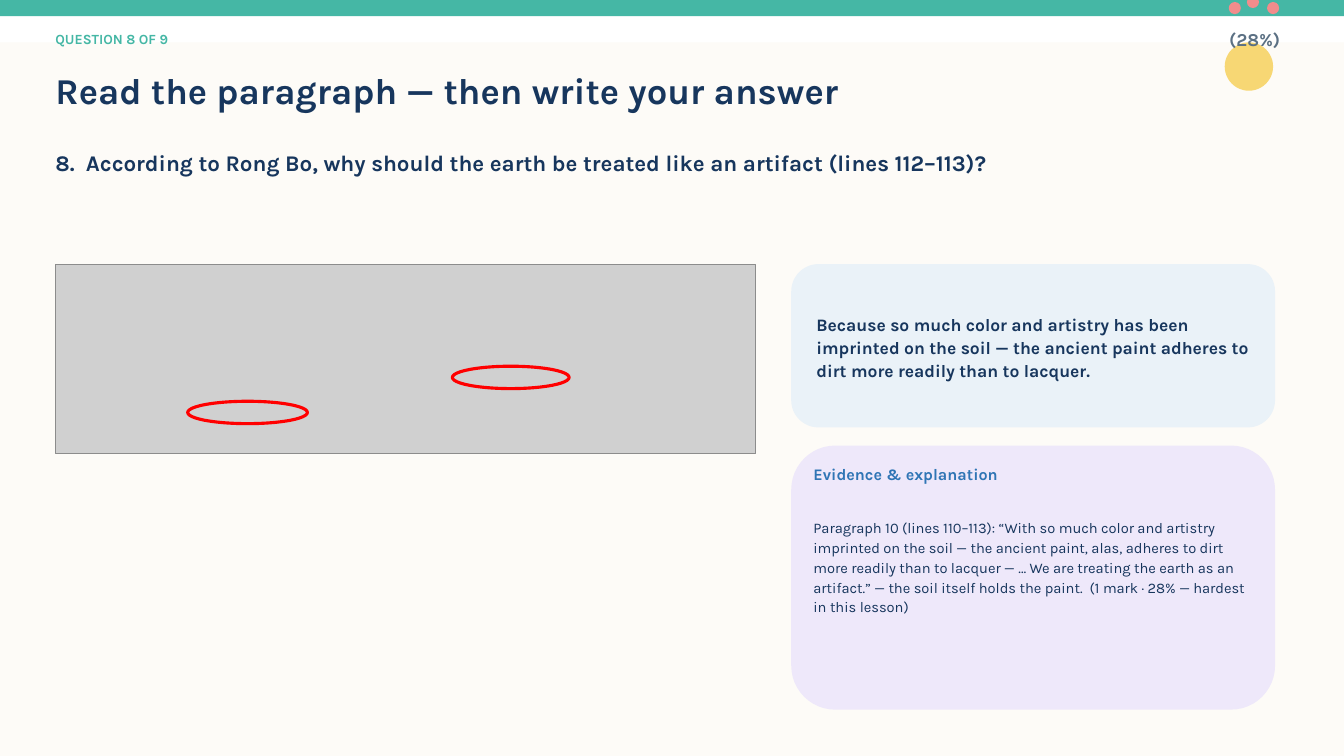
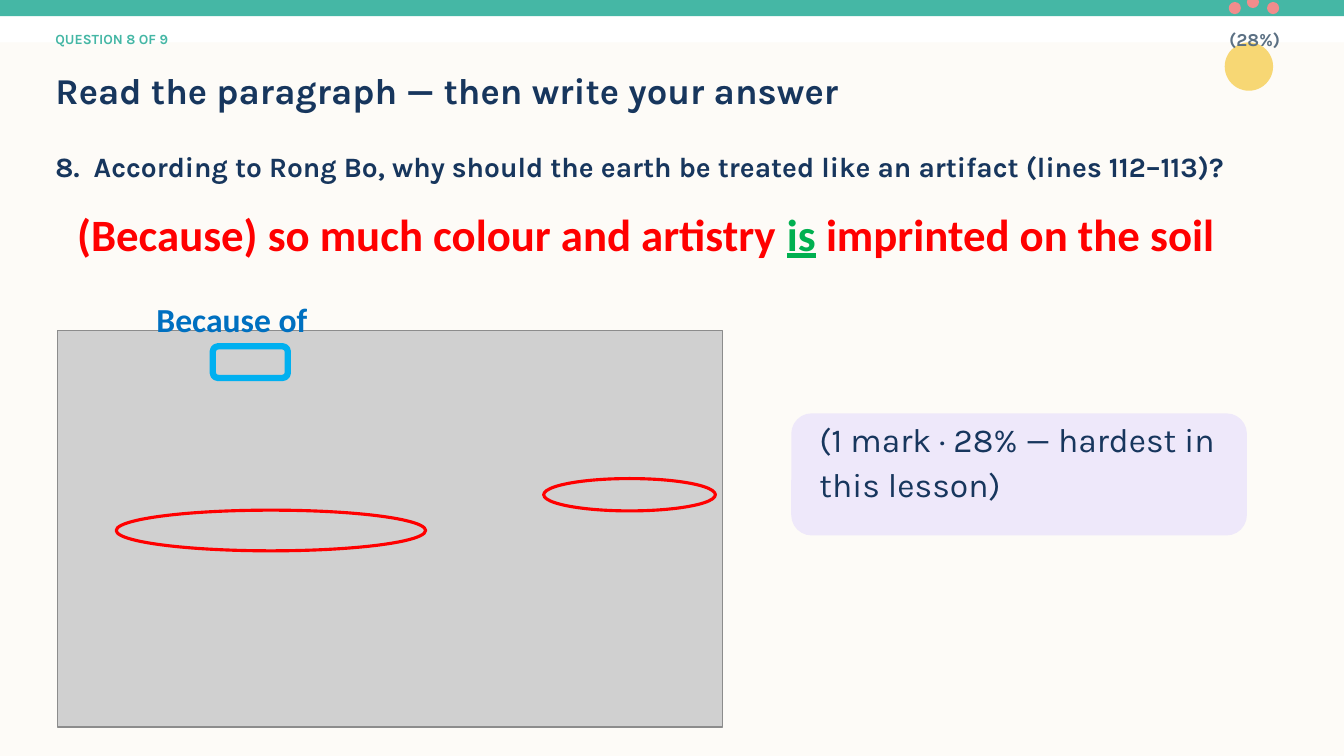
Before and after one commit to flyingbee2026/f6-sp-lesson4, a slide deck: slide 13 of F6_SP_Lesson_4_2013_Part_A_Open-Ended_PPT.pptx. Drawn at 1344x756 pixels with LibreOffice and Linux fonts; fonts in the diff are those of the drawing; grey boxes stand for pictures. Boxes give left, top, right and bottom in pixels: in the first picture for what was removed or moved away, otherwise in the second. Text is boxed around its words. In the diff, an @@ line names an element or a change of style, - is before the commit and + after.

Commit message:
Helen's finalized L4 deck: exp-card first (blinds), floating red answers (fade), trimmed evidence, taller Q6/Q8 crops

```diff
--- a/F6_SP_Lesson_4_2013_Part_A_Open-Ended_PPT.pptx
+++ b/F6_SP_Lesson_4_2013_Part_A_Open-Ended_PPT.pptx
@@ text "8. According to Rong Bo, ..." at [55,156,1224,184]: size 16 to 20 pt @@
@@ text added at [77,218,1214,258], 32 pt, text #FF0000, bold @@
+(Because) so much colour and artistry is imprinted on the soil
@@ picture removed at [55,264,756,454] @@
@@ rounded rectangle removed at [791,264,1275,427] @@
@@ text added at [156,304,308,333], 24 pt, text #0070C0, bold @@
+Because of
@@ text removed at [816,318,1249,382] @@
-Because so much color and artistry has been imprinted on the soil — the ancient paint adheres to dirt more readily than to lacquer.
@@ picture added at [57,331,723,728] @@
@@ rounded rectangle added at [213,347,287,378], outline #00B0F0 4.5 pt @@
@@ ellipse removed at [453,366,570,388] @@
@@ ellipse removed at [188,401,308,423] @@
@@ rounded rectangle: place and size @@
-rounded rectangle at [791,446,1275,710]
+rounded rectangle at [791,413,1247,535]
@@ text at [819,427,1214,501]: text changed; size 10.5 to 24 pt @@
-Evidence & explanation
-Paragraph 10 (lines 110–113): “With so much color and artistry imprinted on the soil — the ancient paint, alas, adheres to dirt more readily than to lacquer — … We are treating the earth as an artifact.” — the soil itself holds the paint. (1 mark · 28% — hardest in this lesson)
+(1 mark · 28% — hardest in this lesson)
@@ ellipse added at [543,479,715,511], outline #FF0000 2.25 pt @@
@@ ellipse added at [116,510,425,551], outline #FF0000 2.25 pt @@
```
Also in this commit, not shown: 12 other slides changed, 1 other file.
